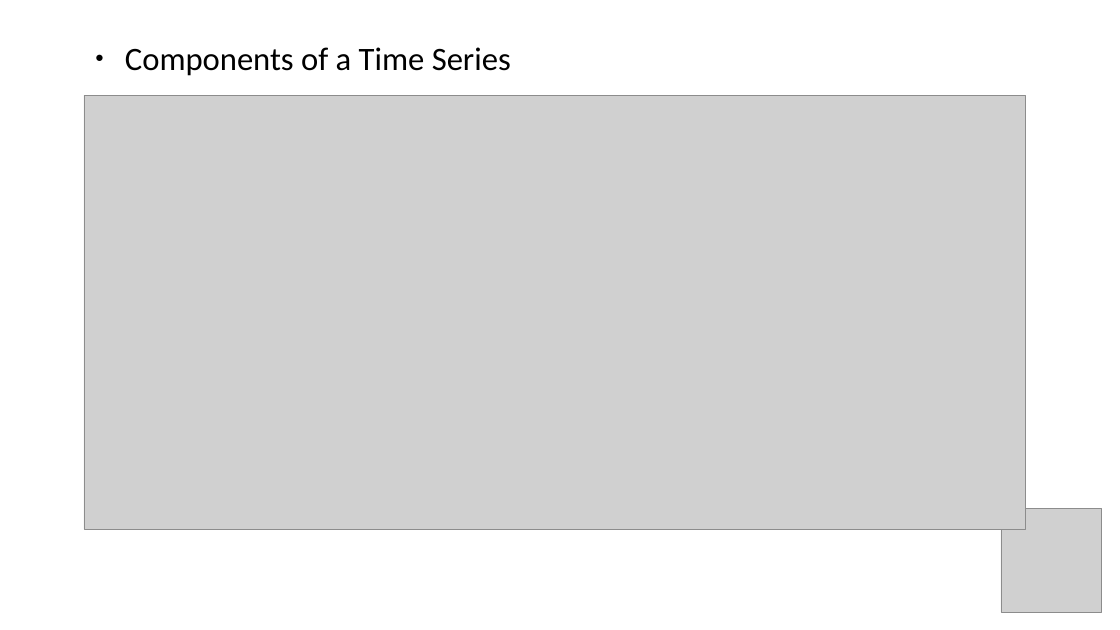
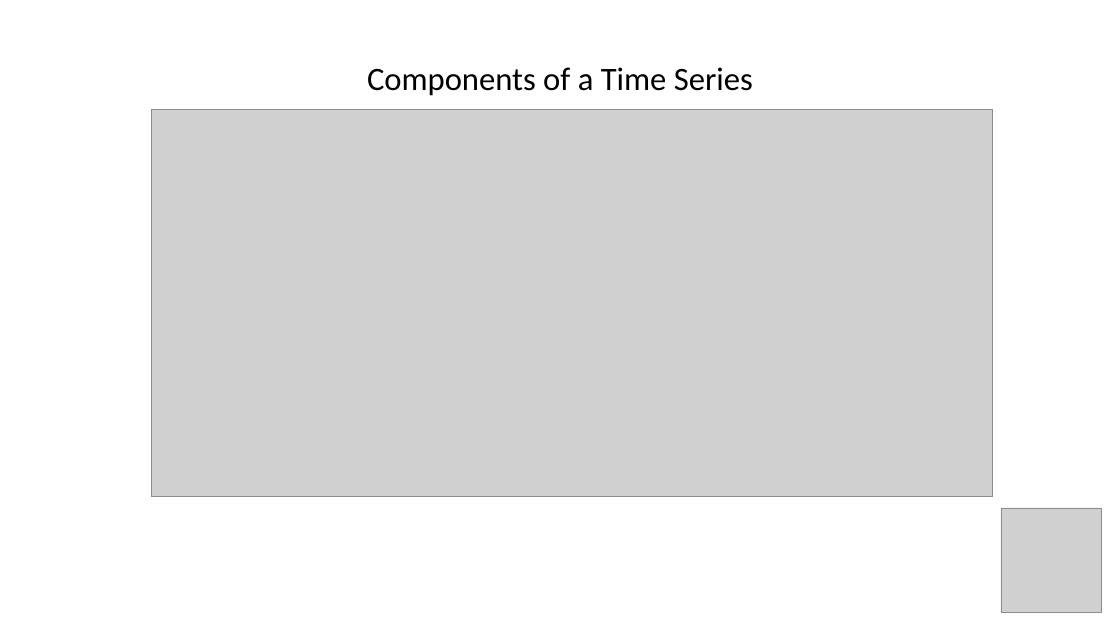
Before and after one commit to lkiss711/ANNUAL_REPORT, a slide deck: slide 4 of PRESENTATION/KissLaszlo_annualreport.pptx. Drawn at 1120x630 pixels with LibreOffice and Linux fonts; fonts in the diff are those of the drawing; grey boxes stand for pictures; background and template pictures are left out. Boxes give left, top, right and bottom in pixels: in the first picture for what was removed or moved away, otherwise in the second. Text is boxed around its words. In the diff, an @@ line names an element or a change of style, - is before the commit and + after.

```diff
--- a/PRESENTATION/KissLaszlo_annualreport.pptx
+++ b/PRESENTATION/KissLaszlo_annualreport.pptx
@@ text "Components of a Time Series": place and size @@
-text "Components of a Time Series" at <box>125,47,511,76</box>
+text "Components of a Time Series" at <box>367,67,753,96</box>
@@ text "Components of a Time Series" at <box>367,67,753,96</box>: alignment left to centre; bullet ● to none; vertical alignment top to middle @@
@@ picture: place and size @@
-picture at <box>84,95,1026,529</box>
+picture at <box>151,109,993,497</box>
```
Also in this commit, not shown: 3 other slides changed, 3 slides added, 2 slides removed, 2 other files.
